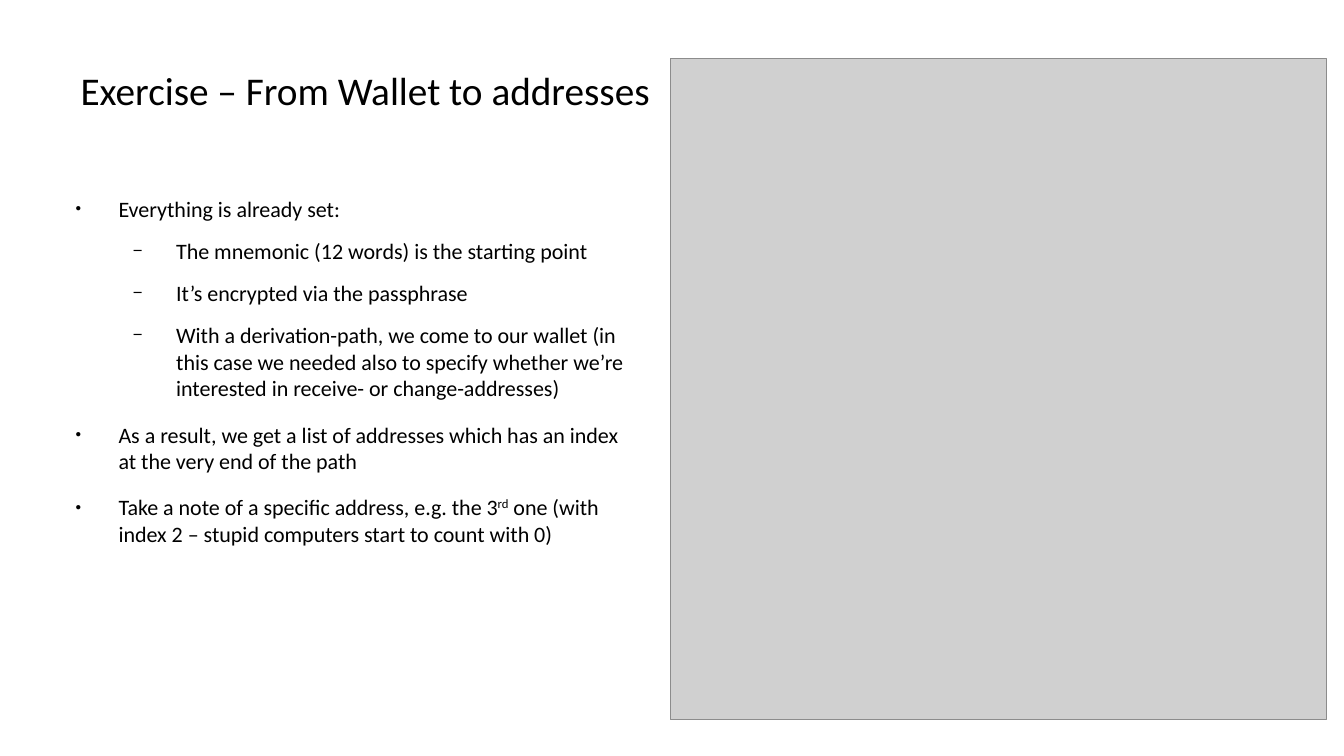
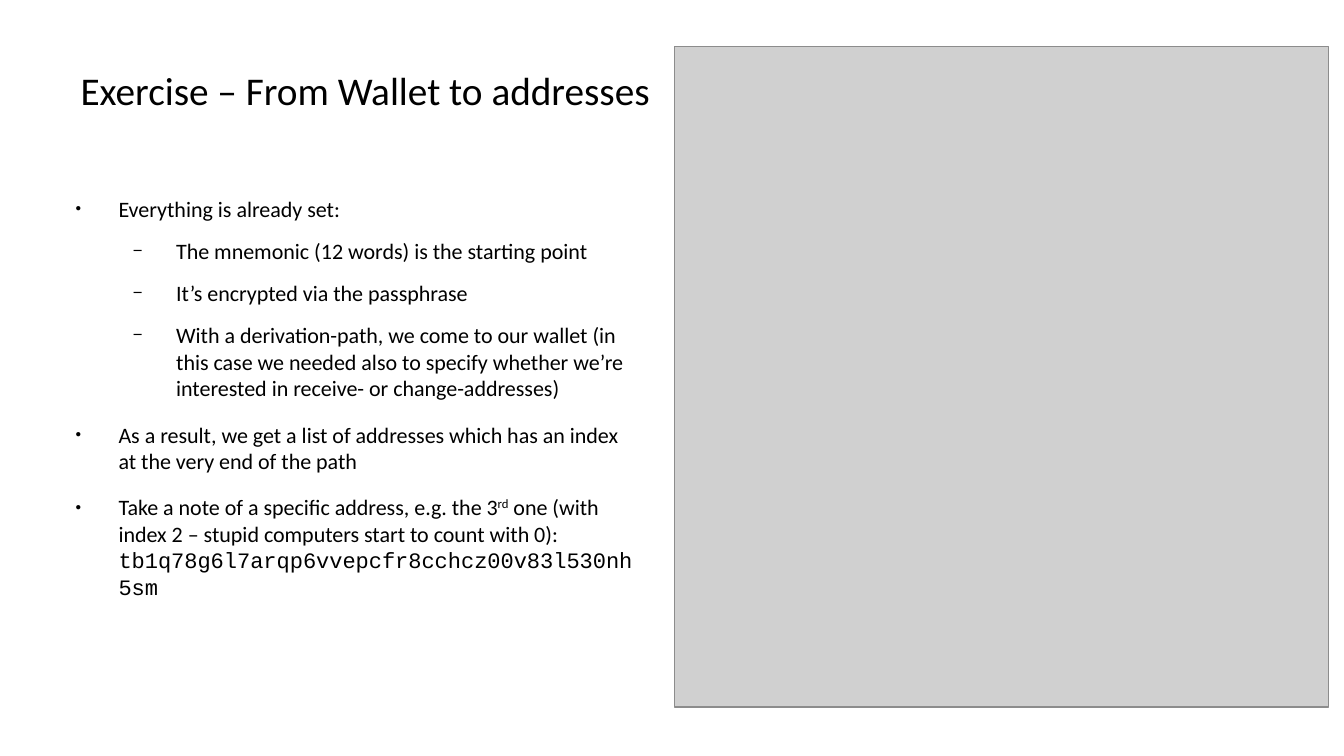
Before and after one commit to cryptoadvance/specter-education, a slide deck: slide 5 of content/bitcoin201/02_Seeds-and-HD-wallets.odp. Drawn at 1344x756 pixels with LibreOffice and Linux fonts; fonts in the diff are those of the drawing; grey boxes stand for pictures. Boxes give left, top, right and bottom in pixels: in the first picture for what was removed or moved away, otherwise in the second. Text is boxed around its words. In the diff, an @@ line names an element or a change of style, - is before the commit and + after.

```diff
--- a/content/bitcoin201/02_Seeds-and-HD-wallets.odp
+++ b/content/bitcoin201/02_Seeds-and-HD-wallets.odp
@@ picture: place and size @@
-picture at (671, 59, 1327, 721)
+picture at (674, 46, 1329, 707)
@@ text at (119, 499, 598, 546): text changed @@
-● Take a note of a specific address, e.g. the 3rd one (with index 2 – stupid computers start to count with 0)
+● Take a note of a specific address, e.g. the 3rd one (with index 2 – stupid computers start to count with 0):
+  tb1q78g6l7arqp6vvepcfr8cchcz00v83l530nh5sm
```
Also in this commit, not shown: 2 other slides changed, 9 slides added, 2 other files.
